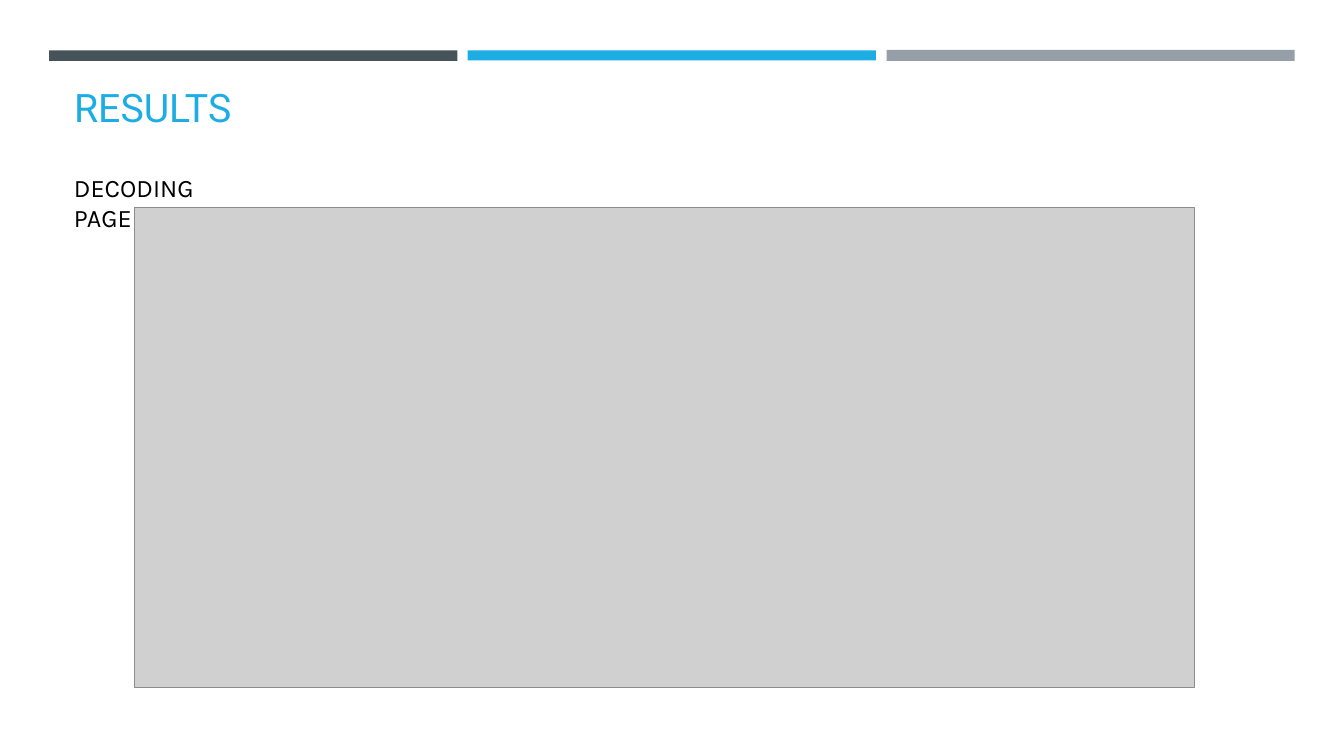
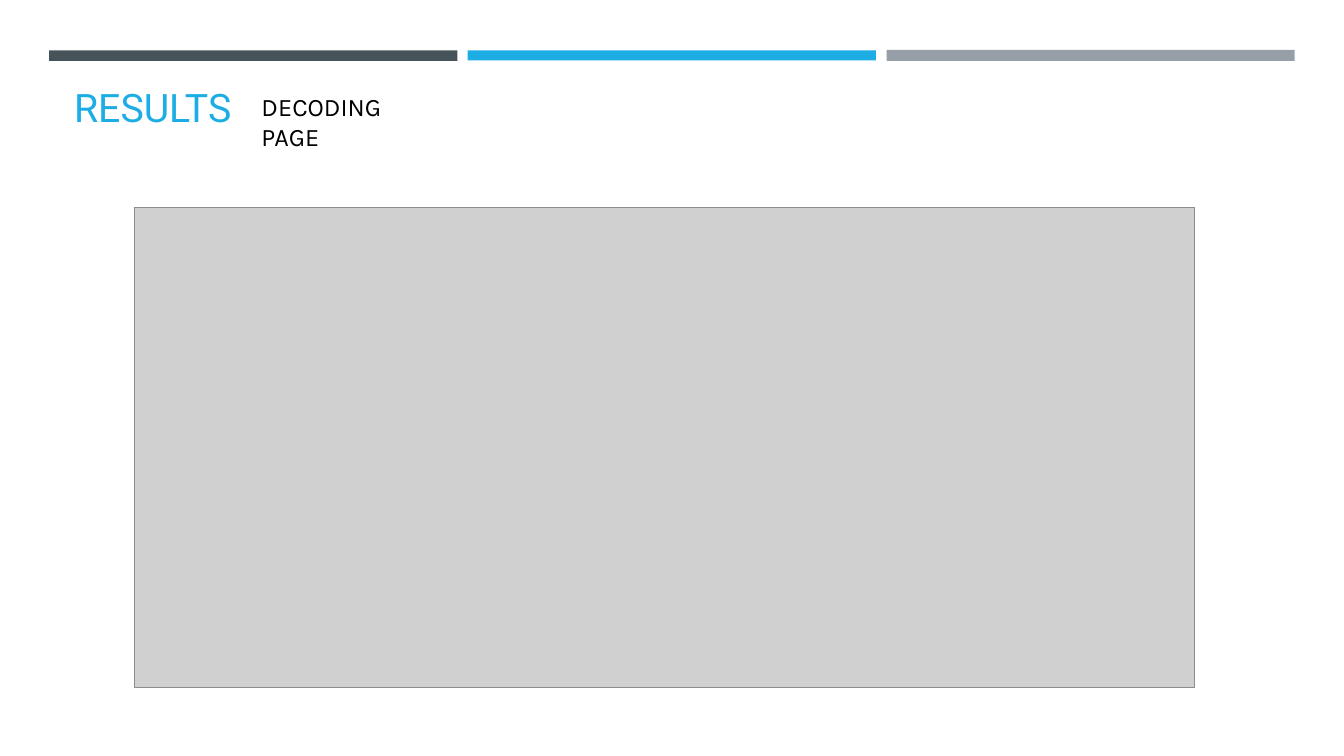
Before and after one commit to Karthik7375/Steganography, a slide deck: slide 11 of Karthik_Ganesh_Project.pptx. Drawn at 1344x756 pixels with LibreOffice and Linux fonts; fonts in the diff are those of the drawing; grey boxes stand for pictures; background and template pictures are left out. Boxes give left, top, right and bottom in pixels: in the first picture for what was removed or moved away, otherwise in the second. Text is boxed around its words. In the diff, an @@ line names an element or a change of style, - is before the commit and + after.

```diff
--- a/Karthik_Ganesh_Project.pptx
+++ b/Karthik_Ganesh_Project.pptx
@@ text "DECODING PAGE": place and size @@
-text "DECODING PAGE" at <box>74,181,194,228</box>
+text "DECODING PAGE" at <box>261,100,381,147</box>
```
Also in this commit, not shown: 2 other slides changed.
